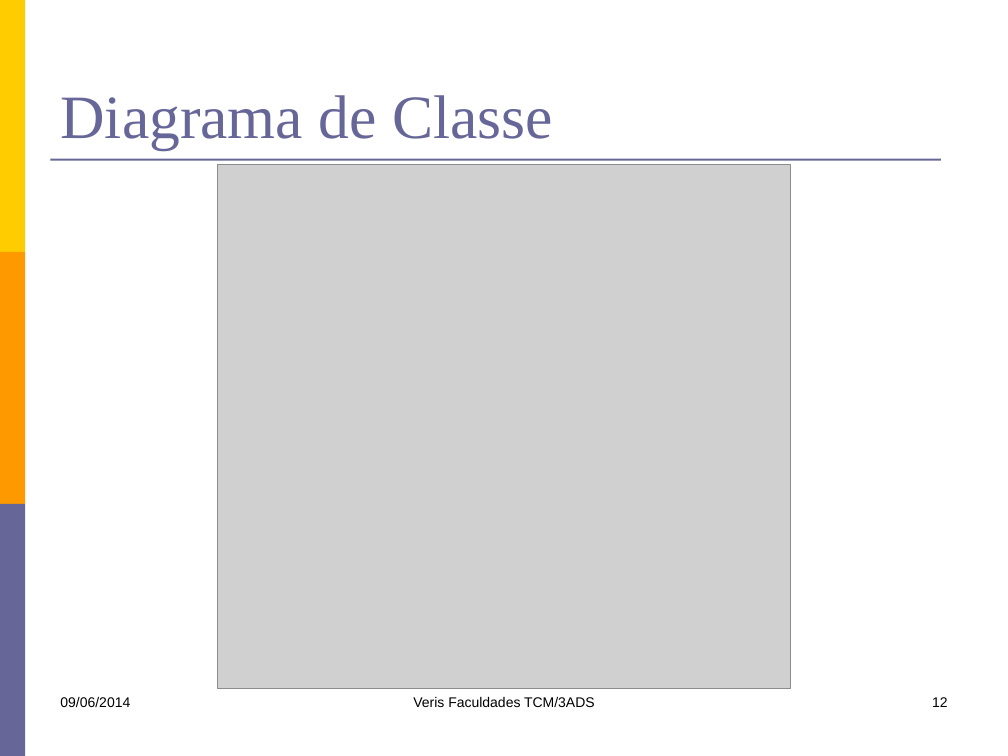
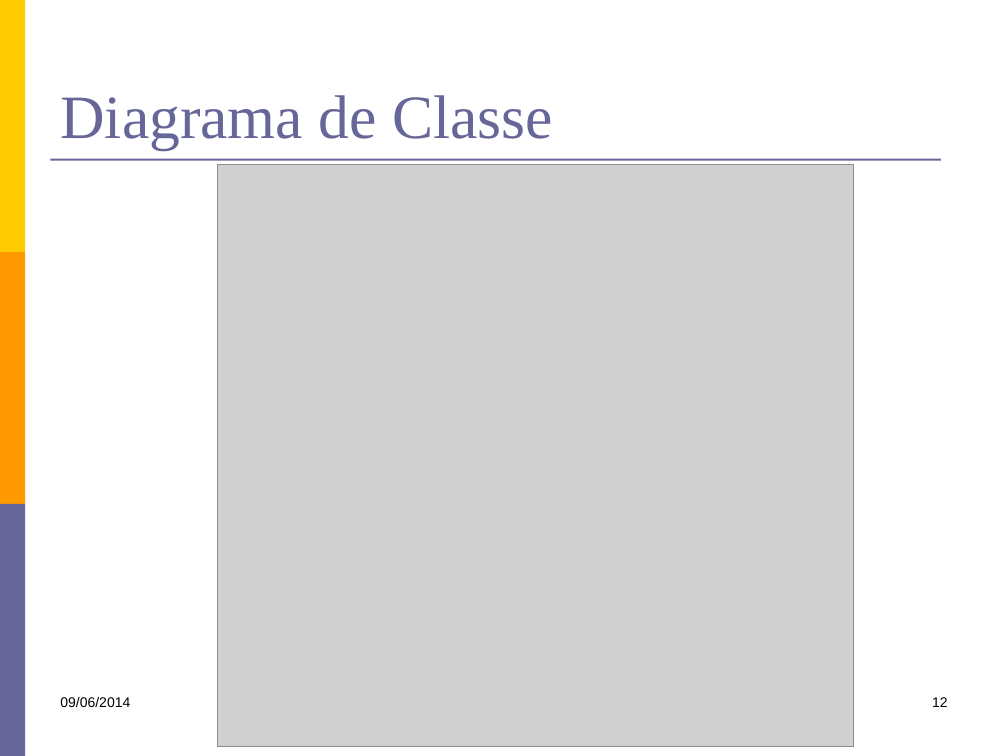
Before and after one commit to kokmz/TCCHUE, a slide deck: slide 12 of documentacao/G4_Apresentacao1sem2014.pptx. Drawn at 1008x756 pixels with LibreOffice and Linux fonts; fonts in the diff are those of the drawing; grey boxes stand for pictures. Boxes give left, top, right and bottom in pixels: in the first picture for what was removed or moved away, otherwise in the second. Text is boxed around its words. In the diff, an @@ line names an element or a change of style, - is before the commit and + after.

```diff
--- a/documentacao/G4_Apresentacao1sem2014.pptx
+++ b/documentacao/G4_Apresentacao1sem2014.pptx
@@ picture resized from (x1=218, y1=164, x2=790, y2=688) to (x1=218, y1=164, x2=853, y2=746) @@
@@ text removed at (x1=413, y1=697, x2=595, y2=707) @@
-Veris Faculdades TCM/3ADS
```
Also in this commit, not shown: 1 other slide changed.
